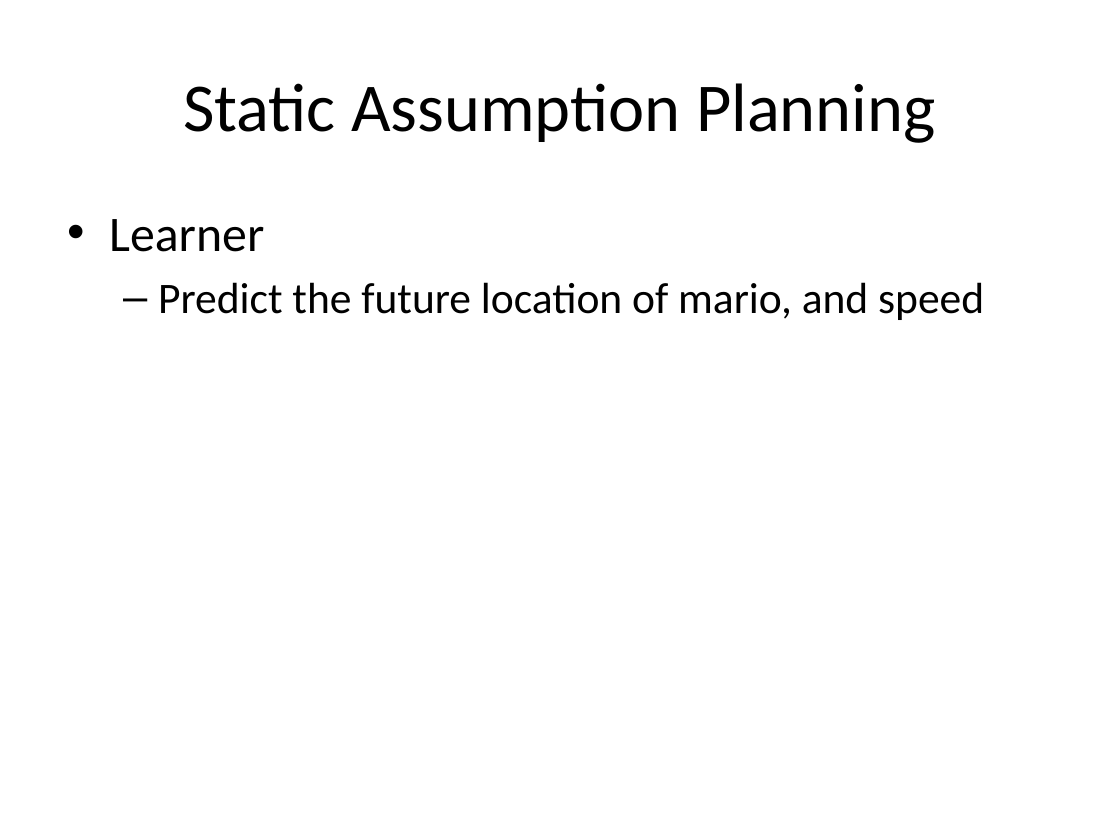
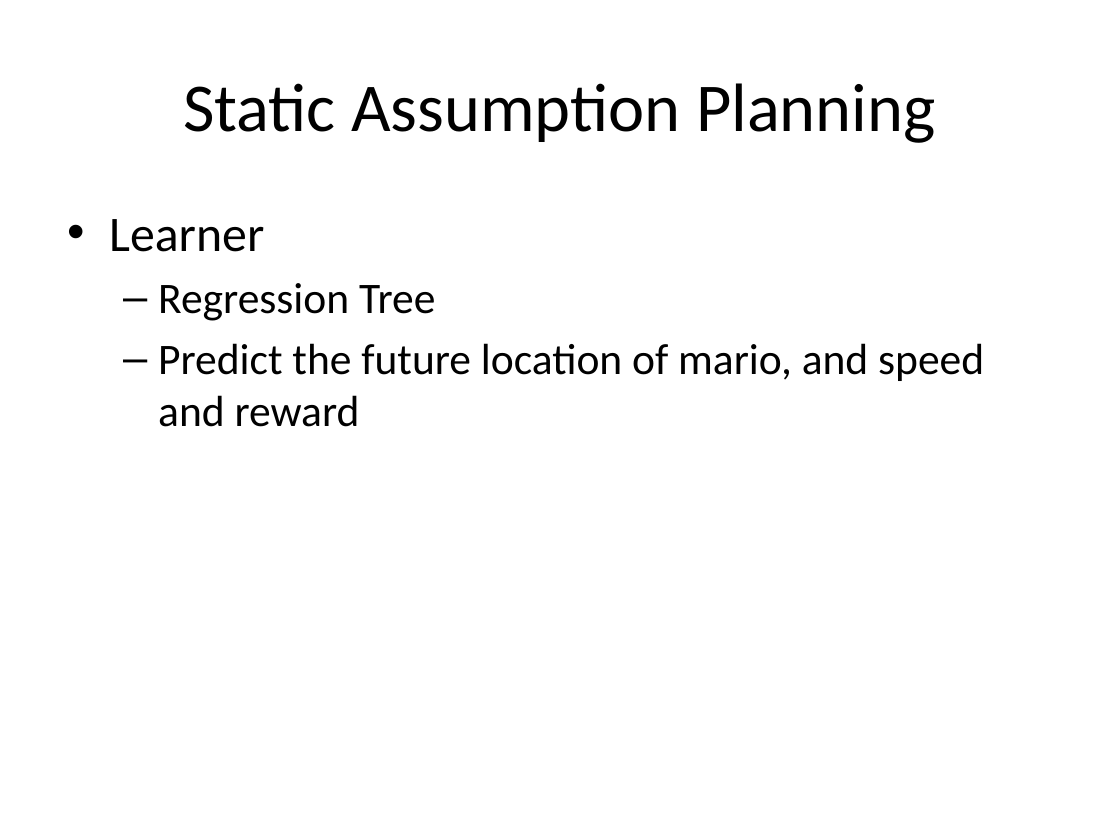
Before and after one commit to lono175/Thesis, a slide deck: slide 17 of OptimalPlanning.pptx. Drawn at 1120x840 pixels with LibreOffice and Linux fonts; fonts in the diff are those of the drawing. Boxes give left, top, right and bottom in pixels: in the first picture for what was removed or moved away, otherwise in the second. Text is boxed around its words. In the diff, an @@ line names an element or a change of style, - is before the commit and + after.

```diff
--- a/OptimalPlanning.pptx
+++ b/OptimalPlanning.pptx
@@ text at box(158, 283, 984, 427): text changed @@
-  – Predict the future location of mario, and speed
+  – Regression Tree
+  – Predict the future location of mario, and speed and reward
```
Also in this commit, not shown: 2 other slides changed, 1 slide added.
